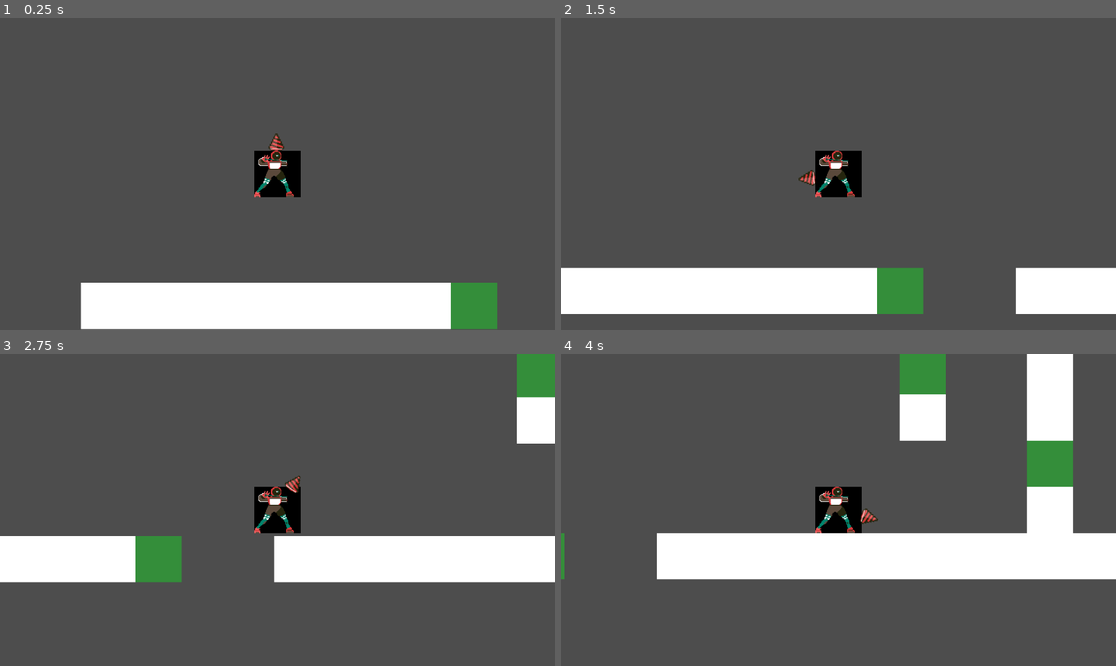
Above: before the commit, frames 1-4 (two rows, left to right).
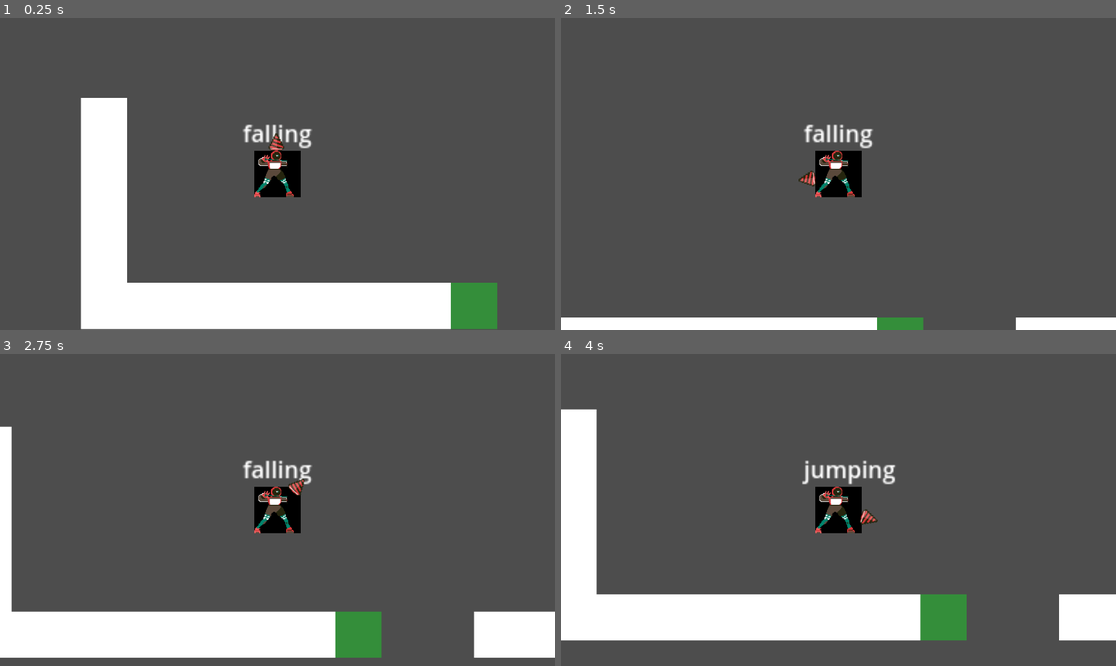
Above: after the commit, the same moments.

Repository: JuanG10/DDVJ-Trabajo-Final
Game: Godot game, scene res://src/scenes/game.tscn
Two runs of this game, one before a commit and one after it. Both use one fixed random seed, a clock stepped at 60 frames per second and the inputs below.
Inputs (mouse positions are in pixels of both pictures, inside the frame that each line leads up to):
- Up to frame 1 (0.25 s): no input
- Up to frame 2 (1.5 s): move the mouse to (960, 158) at 0.52 s; press the mouse at (960, 158) at 0.53 s; hold D (right) from 0.53 s (still down); tap Space (jump) at 0.77, 0.8, 1.07, 1.35 s; move the mouse to (727, 189) at 1.27 s; release the mouse at (727, 189) at 1.28 s
- Up to frame 3 (2.75 s): tap Space (jump) at 1.52, 1.82, 2.3 s; click (166, 525) at 1.55 s; move the mouse to (333, 441) at 2.02 s; release D (right) at 2.03 s; press the mouse at (333, 441) at 2.03 s; hold A (left) from 2.03 s (still down)
- Up to frame 4 (4 s): move the mouse to (810, 572) at 2.77 s; release A (left) at 2.78 s; release the mouse at (810, 572) at 2.78 s; hold D (right) from 2.78 s (still down); click (810, 572) at 2.85 s; tap Space (jump) at 3.02, 3.32, 3.6, 3.77 s; move the mouse to (1005, 556) at 3.52 s

The runs differ from the first frame. In frame 1, 5.4% of the frame differs, in the area x 14-57%, y 25-85%; in frame 2, 16%; in frame 3, 28%; in frame 4, 36%, in the area x 0-100%, y 0-92%.

Commit message:
Se elimina la logica de taladrar del estado JUMPING y se crea el estado DRILLING

Diff:
--- a/src/scenes/character_state_machine.tscn
+++ /dev/null
@@ -1,22 +0,0 @@
-[gd_scene load_steps=6 format=3 uid="uid://cirkfc7pawa1e"]
-
-[ext_resource type="Script" uid="uid://g4mq0q3yioue" path="res://src/scripts/player/player_state_machine.gd" id="1_3npwk"]
-[ext_resource type="Script" uid="uid://ctilcjyi4gxih" path="res://src/scripts/player/player_states/player_state_idle.gd" id="2_2ubtx"]
-[ext_resource type="Script" uid="uid://dxrf1m4i0ls7a" path="res://src/scripts/player/player_states/player_state_jumping.gd" id="3_hebcu"]
-[ext_resource type="Script" uid="uid://d4euivc66y5yr" path="res://src/scripts/player/player_states/player_state_falling.gd" id="4_dh5yu"]
-[ext_resource type="Script" uid="uid://bbrqtg0hbf68v" path="res://src/scripts/player/player_states/player_state_running.gd" id="5_1p5iu"]
-
-[node name="player_state_machine" type="Node"]
-script = ExtResource("1_3npwk")
-
-[node name="idle" type="Node" parent="."]
-script = ExtResource("2_2ubtx")
-
-[node name="jumping" type="Node" parent="."]
-script = ExtResource("3_hebcu")
-
-[node name="falling" type="Node" parent="."]
-script = ExtResource("4_dh5yu")
-
-[node name="running" type="Node" parent="."]
-script = ExtResource("5_1p5iu")
--- a/src/scenes/drill.tscn
+++ b/src/scenes/drill.tscn
@@ -31,6 +31,7 @@
 }]
 
 [node name="drill" type="Node2D"]
+z_index = 1
 script = ExtResource("1_6q86d")
 
 [node name="Area2D" type="Area2D" parent="."]
--- a/src/scenes/game.tscn
+++ b/src/scenes/game.tscn
@@ -1,10 +1,12 @@
-[gd_scene load_steps=4 format=3 uid="uid://da0a1njrjntiu"]
+[gd_scene load_steps=5 format=3 uid="uid://da0a1njrjntiu"]
 
 [ext_resource type="PackedScene" uid="uid://da71cud5ceror" path="res://src/scenes/player.tscn" id="1_covw0"]
+[ext_resource type="Script" uid="uid://cyrsxcisp2nd8" path="res://src/scripts/game.gd" id="1_yufto"]
 [ext_resource type="PackedScene" uid="uid://hmqlxvp6u827" path="res://src/scenes/basic_static_ground.tscn" id="2_3rtjt"]
 [ext_resource type="PackedScene" uid="uid://c4dl6ci5q4gqs" path="res://src/scenes/basic_bouncy_ground.tscn" id="3_3rtjt"]
 
 [node name="game" type="Node"]
+script = ExtResource("1_yufto")
 
 [node name="player" parent="." instance=ExtResource("1_covw0")]
 position = Vector2(136, 408)
@@ -34,6 +36,18 @@
 
 [node name="basic_rigid_ground18" parent="ground_nodes" instance=ExtResource("2_3rtjt")]
 position = Vector2(16, 528)
+
+[node name="basic_rigid_ground46" parent="ground_nodes" instance=ExtResource("2_3rtjt")]
+position = Vector2(16, 496)
+
+[node name="basic_rigid_ground47" parent="ground_nodes" instance=ExtResource("2_3rtjt")]
+position = Vector2(16, 464)
+
+[node name="basic_rigid_ground48" parent="ground_nodes" instance=ExtResource("2_3rtjt")]
+position = Vector2(16, 432)
+
+[node name="basic_rigid_ground49" parent="ground_nodes" instance=ExtResource("2_3rtjt")]
+position = Vector2(16, 400)
 
 [node name="basic_rigid_ground19" parent="ground_nodes" instance=ExtResource("2_3rtjt")]
 position = Vector2(48, 528)
@@ -84,34 +98,34 @@
 position = Vector2(624, 528)
 
 [node name="basic_rigid_ground27" parent="ground_nodes" instance=ExtResource("2_3rtjt")]
-position = Vector2(608, 368)
+position = Vector2(624, 368)
 
 [node name="basic_rigid_ground36" parent="ground_nodes" instance=ExtResource("2_3rtjt")]
 position = Vector2(624, 400)
 
 [node name="basic_rigid_ground37" parent="ground_nodes" instance=ExtResource("2_3rtjt")]
-position = Vector2(536, 368)
+position = Vector2(544, 368)
 
 [node name="basic_rigid_ground40" parent="ground_nodes" instance=ExtResource("2_3rtjt")]
-position = Vector2(536, 336)
+position = Vector2(544, 336)
 
 [node name="basic_rigid_ground41" parent="ground_nodes" instance=ExtResource("2_3rtjt")]
-position = Vector2(504, 336)
+position = Vector2(512, 336)
 
 [node name="basic_rigid_ground42" parent="ground_nodes" instance=ExtResource("2_3rtjt")]
-position = Vector2(472, 336)
+position = Vector2(480, 336)
 
 [node name="basic_rigid_ground43" parent="ground_nodes" instance=ExtResource("2_3rtjt")]
-position = Vector2(440, 336)
+position = Vector2(448, 336)
 
 [node name="basic_rigid_ground39" parent="ground_nodes" instance=ExtResource("2_3rtjt")]
-position = Vector2(608, 304)
+position = Vector2(624, 304)
 
 [node name="basic_rigid_ground45" parent="ground_nodes" instance=ExtResource("2_3rtjt")]
-position = Vector2(608, 272)
+position = Vector2(624, 272)
 
 [node name="basic_rigid_ground38" parent="ground_nodes" instance=ExtResource("2_3rtjt")]
-position = Vector2(536, 432)
+position = Vector2(544, 432)
 
 [node name="basic_rigid_ground28" parent="ground_nodes" instance=ExtResource("2_3rtjt")]
 position = Vector2(656, 528)
@@ -144,7 +158,7 @@
 position = Vector2(624, 464)
 
 [node name="basic_bouncy_ground4" parent="ground_nodes" instance=ExtResource("3_3rtjt")]
-position = Vector2(536, 400)
+position = Vector2(544, 400)
 
 [node name="basic_bouncy_ground5" parent="ground_nodes" instance=ExtResource("3_3rtjt")]
-position = Vector2(608, 336)
+position = Vector2(624, 336)
--- a/src/scenes/player.tscn
+++ b/src/scenes/player.tscn
@@ -3,7 +3,7 @@
 [ext_resource type="Script" uid="uid://b600hfasml02x" path="res://src/scripts/player/player.gd" id="1_cusn3"]
 [ext_resource type="Texture2D" uid="uid://bo1ya82iiwh0l" path="res://art/character_layers/Character.png" id="2_l2v1k"]
 [ext_resource type="PackedScene" uid="uid://cknc2uwaj8x3l" path="res://src/scenes/drill.tscn" id="2_v4rts"]
-[ext_resource type="PackedScene" uid="uid://cirkfc7pawa1e" path="res://src/scenes/character_state_machine.tscn" id="3_hwyk6"]
+[ext_resource type="PackedScene" uid="uid://cirkfc7pawa1e" path="res://src/scenes/player_state_machine.tscn" id="3_hwyk6"]
 
 [sub_resource type="CapsuleShape2D" id="CapsuleShape2D_26beo"]
 radius = 16.0
@@ -29,3 +29,12 @@
 
 [node name="player_state_machine" parent="." node_paths=PackedStringArray("player") instance=ExtResource("3_hwyk6")]
 player = NodePath("..")
+
+[node name="Debug_label" type="Label" parent="."]
+offset_left = -24.0
+offset_top = -40.0
+offset_right = 24.0
+offset_bottom = -17.0
+vertical_alignment = 1
+autowrap_mode = 2
+justification_flags = 171
--- /dev/null
+++ b/src/scenes/player_state_machine.tscn
@@ -0,0 +1,26 @@
+[gd_scene load_steps=7 format=3 uid="uid://cirkfc7pawa1e"]
+
+[ext_resource type="Script" uid="uid://g4mq0q3yioue" path="res://src/scripts/player/player_state_machine.gd" id="1_birjd"]
+[ext_resource type="Script" uid="uid://ctilcjyi4gxih" path="res://src/scripts/player/player_states/player_state_idle.gd" id="2_cl4gv"]
+[ext_resource type="Script" uid="uid://dxrf1m4i0ls7a" path="res://src/scripts/player/player_states/player_state_jumping.gd" id="3_qypkn"]
+[ext_resource type="Script" uid="uid://d4euivc66y5yr" path="res://src/scripts/player/player_states/player_state_falling.gd" id="4_i82lc"]
+[ext_resource type="Script" uid="uid://bbrqtg0hbf68v" path="res://src/scripts/player/player_states/player_state_running.gd" id="5_o4nhl"]
+[ext_resource type="Script" uid="uid://c8ocucfsif6ol" path="res://src/scripts/player/player_states/player_state_drilling.gd" id="6_3jldo"]
+
+[node name="player_state_machine" type="Node"]
+script = ExtResource("1_birjd")
+
+[node name="idle" type="Node" parent="."]
+script = ExtResource("2_cl4gv")
+
+[node name="jumping" type="Node" parent="."]
+script = ExtResource("3_qypkn")
+
+[node name="falling" type="Node" parent="."]
+script = ExtResource("4_i82lc")
+
+[node name="running" type="Node" parent="."]
+script = ExtResource("5_o4nhl")
+
+[node name="drilling" type="Node" parent="."]
+script = ExtResource("6_3jldo")
--- /dev/null
+++ b/src/scripts/game.gd
@@ -0,0 +1,11 @@
+extends Node
+
+@onready var player: Player = $player
+
+func _process(_delta: float) -> void:
+	if (player.position.x >= get_window().size.x
+	or player.position.x < 0
+	or player.position.y < 0
+	or player.position.y >= get_window().size.y
+	): # Si se va del mapa
+		get_tree().reload_current_scene()
--- a/src/scripts/player/player.gd
+++ b/src/scripts/player/player.gd
@@ -3,15 +3,18 @@
 @export var player_state_machine : StateMachine
 @onready var drill: Drill = $drill
 
-var is_drilling := false # Temporal, habría que usar estados
+var is_drilling := false # Temporal; probar otra implementación
+
+@onready var debug_label: Label = $Debug_label
 
 func _physics_process(delta: float) -> void:
 	player_state_machine.current_state.physics_update(delta)
+	debug_label.text = player_state_machine.current_state.name # Debug
 	_handle_drill()
 	move_and_slide()
 
 func _handle_drill() -> void:
-	if Input.is_action_pressed("drill"):
+	if Input.is_action_just_pressed("drill"):
 		is_drilling = true
 		drill.start_drill()
 	if Input.is_action_just_released("drill"):
@@ -20,4 +23,5 @@
 
 	if is_drilling and drill.is_collisioning:
 		player_state_machine.change_to_state(
-			player_state_machine.STATES.JUMPING, drill.collisioned_area_position)
+			player_state_machine.STATES.DRILLING,
+			drill.collisioned_area_position)
--- a/src/scripts/player/player_state_machine.gd
+++ b/src/scripts/player/player_state_machine.gd
@@ -4,14 +4,16 @@
 	IDLE,
 	JUMPING,
 	FALLING,
-	RUNNING
+	RUNNING,
+	DRILLING
 }
 
 @onready var state_nodes := {
 	STATES.IDLE: $idle,
 	STATES.JUMPING: $jumping,
 	STATES.FALLING: $falling,
-	STATES.RUNNING: $running
+	STATES.RUNNING: $running,
+	STATES.DRILLING: $drilling
 }
 @export var player: Player
 @export var initial_state: STATES
--- /dev/null
+++ b/src/scripts/player/player_states/player_state_drilling.gd
@@ -0,0 +1,34 @@
+extends PlayerState
+
+var _velocity_resetted := false
+var collision_position: Variant # Debería ser un Vector2
+
+func enter_state(new_collision_position) -> void:
+	if new_collision_position: # Objeto de colision al comenzar el salto
+		collision_position = new_collision_position
+
+func physics_update(_delta: float) -> void:
+	pass
+
+#func _handle_bounce(delta: float) -> void:
+	#_set_player_velocity()
+
+	# REPROGRAMAR:
+	# Si el jugador colisiona a izq/der ->
+		# rebotar al lado opuesto (se reinicia su vel en x)
+		# su posición vertical debería verse afectada por
+		# hacia donde apunta el taladro
+
+	# Si el jugador colisiona con algo debajo ->
+		# mantener velocidad o simular inercia en x;
+		# seguir saltando normal en y
+
+	# IMPLEMENTACIÓN ANTERIOR
+	#player.velocity -= (
+		#player.global_position + collision_position
+		#) * delta
+
+#func _set_player_velocity() -> void:
+	#if not _velocity_resetted:
+		#player.velocity = Vector2(player.velocity.x,0)
+		#_velocity_resetted = true
--- a/src/scripts/player/player_states/player_state_jumping.gd
+++ b/src/scripts/player/player_states/player_state_jumping.gd
@@ -1,20 +1,18 @@
 extends PlayerState
 
 const JUMP_ACCELERATION: float = 600
-const JUMP_ACCELERATION_LIMIT: float = -200
-var collision_position: Variant # Debería ser un Vector2
+const JUMP_HEIGHT_LIMIT: float = -50
+
+var initial_position: Vector2 # Posicion inicial al comenzar el salto
 
 func enter_state(new_collision_position) -> void:
-	if new_collision_position:
-		collision_position = new_collision_position
+	initial_position = player.position
 
 func physics_update(delta: float) -> void:
-	if collision_position:
-		player.velocity -= collision_position * delta
-		collision_position = null
-	elif player.is_on_ceiling() or player.velocity.y <= JUMP_ACCELERATION_LIMIT:
+	if player.is_on_ceiling() or (
+		player.position.y <= initial_position.y
+		+ JUMP_HEIGHT_LIMIT):
 		state_machine.change_to_state(state_machine.STATES.FALLING)
-
 	_jump(delta)
 
 func _jump(delta: float) -> void:
Not shown, added: src/scripts/game.gd.uid
Not shown, added: src/scripts/player/player_states/player_state_drilling.gd.uid
